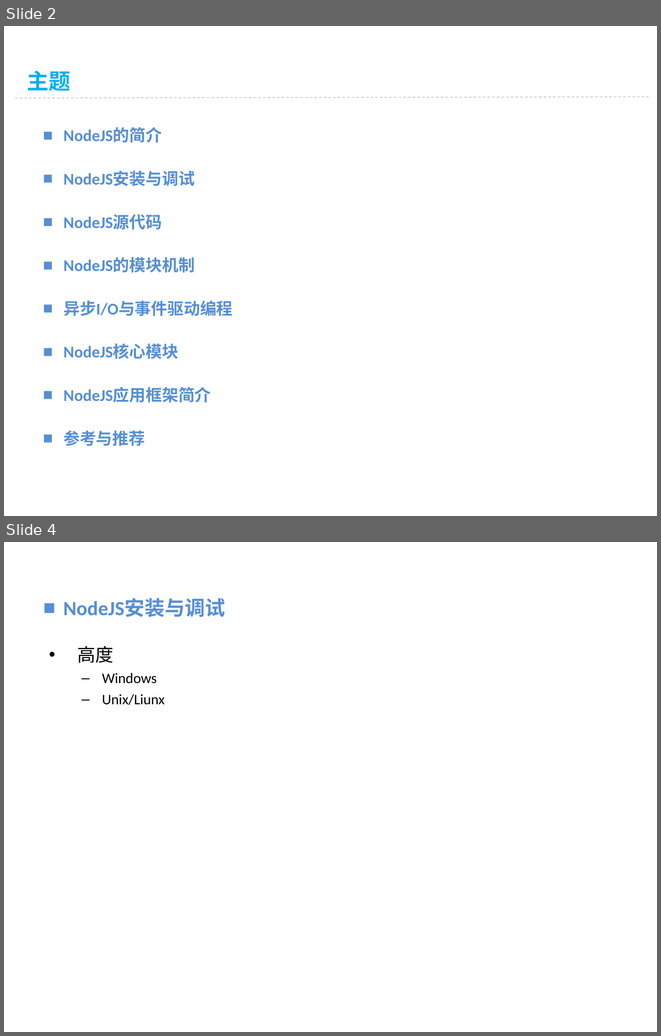
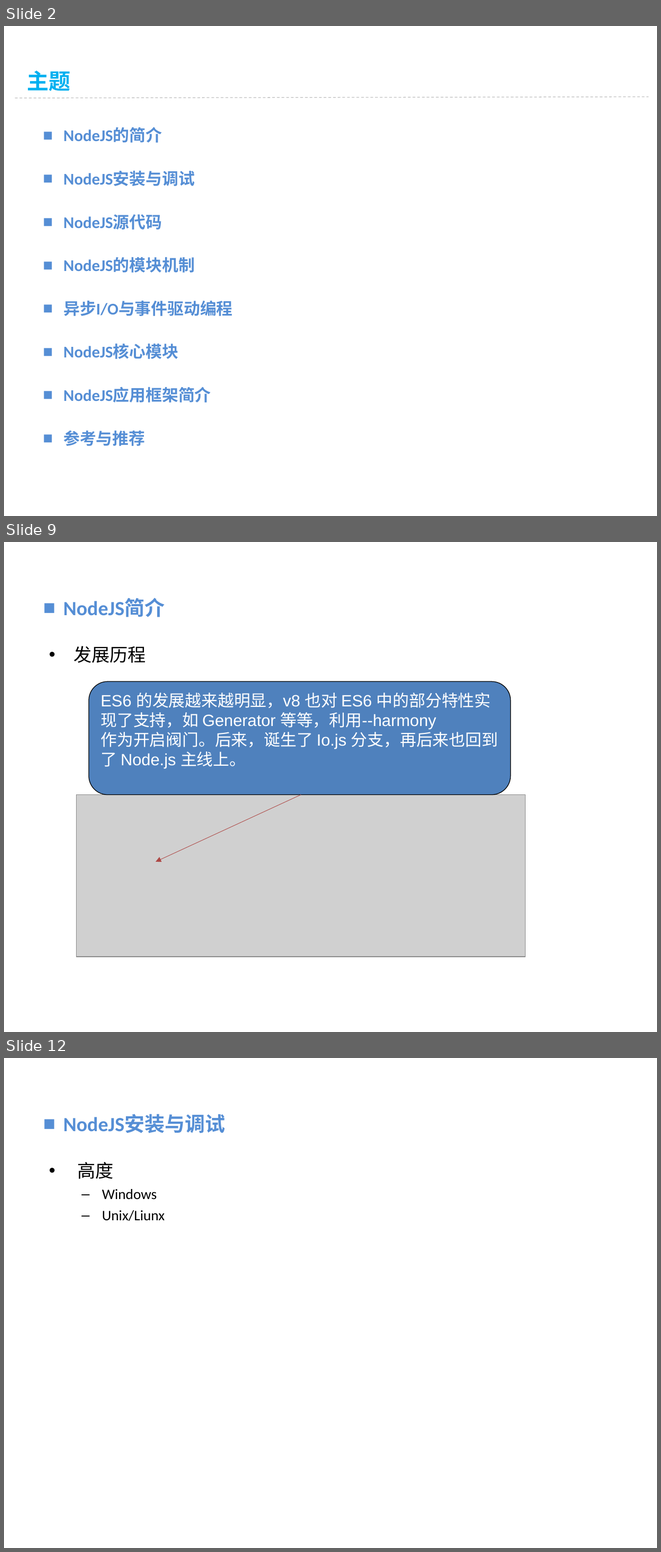
Before and after one commit to vaik/Documents, a slide deck: 我的分享/NodeJS基础概念理解.ppt. Shown one above the other, each under a label of ours: slides 2 and 4 before the commit, slides 2, 9 and 12 after it; the slides between them are not shown. The pictures are 661x1036 and 661x1552 pixels, drawn with LibreOffice and Linux fonts; fonts in the diff are those of the drawing; grey boxes stand for pictures; background and template pictures are left out. Boxes give left, top, right and bottom in pixels: in the first picture for what was removed or moved away, otherwise in the second. Text is boxed around its words. In the diff, an @@ line names an element or a change of style, - is before the commit and + after.

```diff
--- a/我的分享/NodeJS基础概念理解.ppt
+++ b/我的分享/NodeJS基础概念理解.ppt
@@ slide 9 added at [4,542,657,1032], background picture (left out) @@
@@ text added at [63,598,165,617], 22.2 pt, text #558ED5, bold @@
+■ NodeJS简介
@@ text added at [73,646,146,663], 20 pt, text #000000 @@
+• 发展历程
@@ rounded rectangle added at [89,682,511,795], fill #4F81BD, outline #000000 0.74 pt, 18 pt, text #FFFFFF @@
+ES6 的发展越来越明显，v8 也对 ES6 中的部分特性实现了支持，如 Generator 等等，利用--harmony
+作为开启阀门。后来，诞生了 Io.js 分支，再后来也回到了 Node.js 主线上。
@@ picture added at [77,795,525,956] @@
@@ arrow added from (301, 795) to (156, 861), #AE4845 0.51 pt @@
@@ what was slide 4 is now slide 12 @@
```
Also in this commit, not shown: 1 slide changed, 8 other slides added, 1 slide removed.
